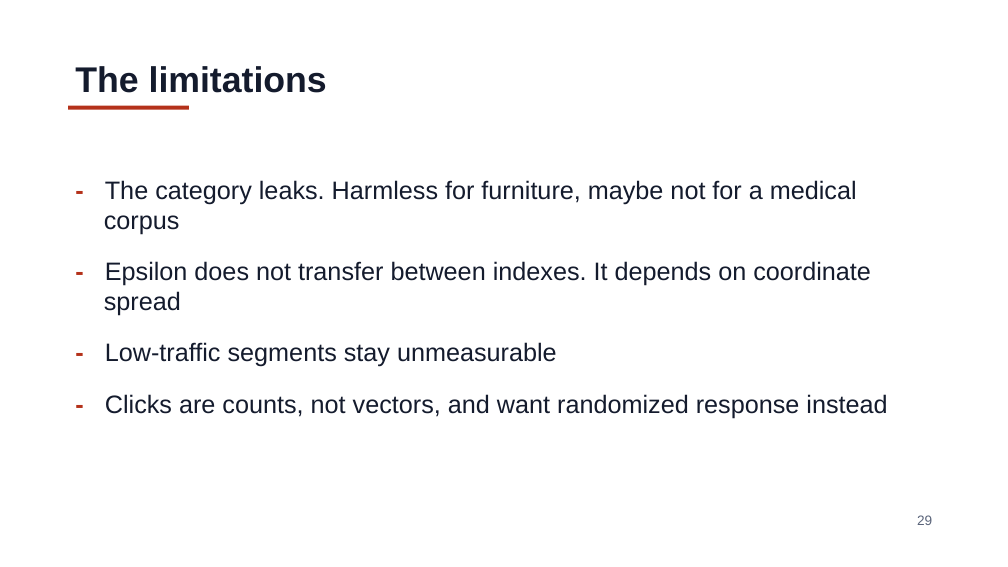
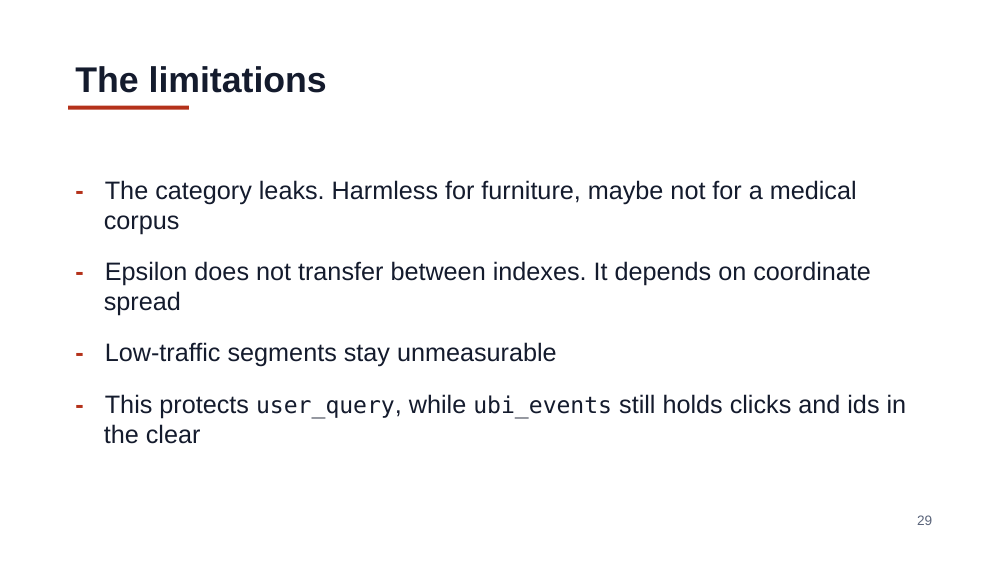
Before and after one commit to jzonthemtn/ldp-for-search, a slide deck: slide 29 of ldp_for_search_slides.pptx. Drawn at 1008x567 pixels with LibreOffice and Linux fonts; fonts in the diff are those of the drawing. Boxes give left, top, right and bottom in pixels: in the first picture for what was removed or moved away, otherwise in the second. Text is boxed around its words. In the diff, an @@ line names an element or a change of style, - is before the commit and + after.

```diff
--- a/ldp_for_search_slides.pptx
+++ b/ldp_for_search_slides.pptx
@@ text at (104, 394, 907, 444): text changed @@
-- Clicks are counts, not vectors, and want randomized response instead
+- This protects user_query, while ubi_events still holds clicks and ids in the clear
```
Also in this commit, not shown: 9 other slides changed, 2 slides added, 2 slides removed, 8 other files.
